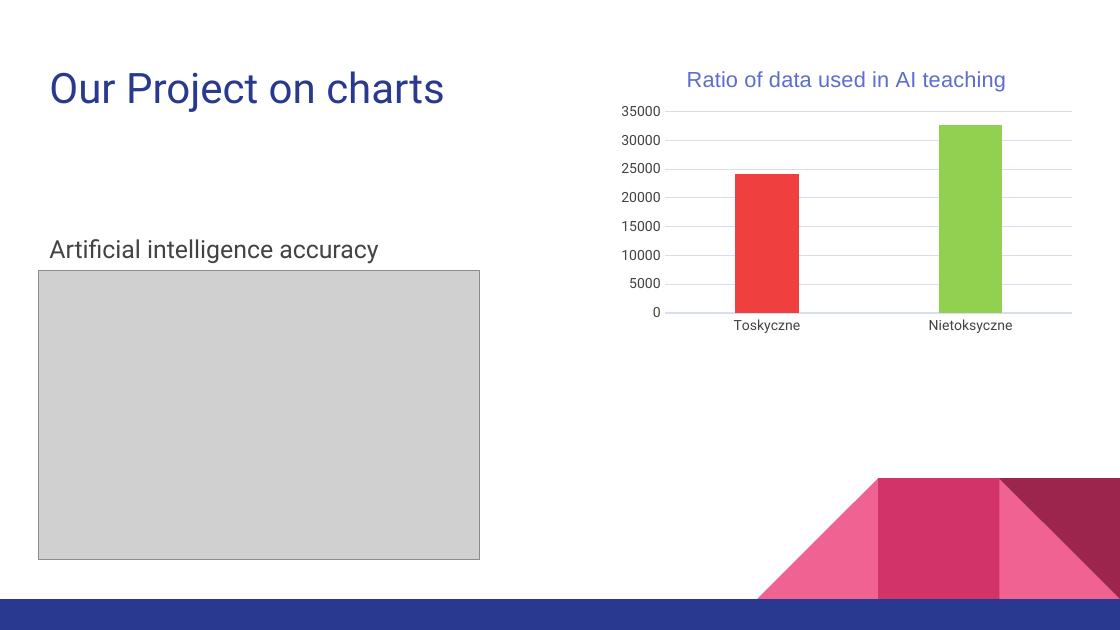
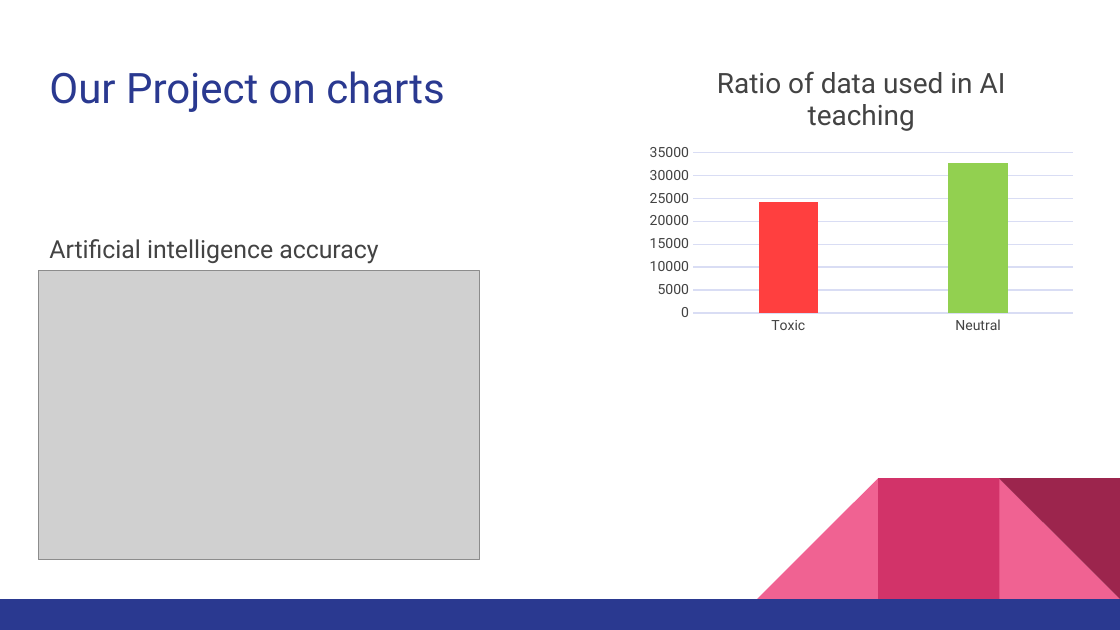
Before and after one commit to Jakub-S-K/beHappy-Ai4Youth, a slide deck: slide 7 of beHappy in English.pptx. Drawn at 1120x630 pixels with LibreOffice and Linux fonts; fonts in the diff are those of the drawing; grey boxes stand for pictures. Boxes give left, top, right and bottom in pixels: in the first picture for what was removed or moved away, otherwise in the second. Text is boxed around its words. In the diff, an @@ line names an element or a change of style, - is before the commit and + after.

Commit message:
version next - new charts

```diff
--- a/beHappy in English.pptx
+++ b/beHappy in English.pptx
@@ column chart at bbox=[641, 50, 1082, 339] @@
-categories: Toskyczne, Nietoksyczne
+categories: Toxic, Neutral
@@ colour of Series 1 #3949AB to #FF3F3F @@
@@ colours of single points changed @@
@@ column chart: place and size @@
-column chart at bbox=[612, 50, 1082, 339]
+column chart at bbox=[641, 50, 1082, 339]
```
Also in this commit, not shown: 1 other file.
